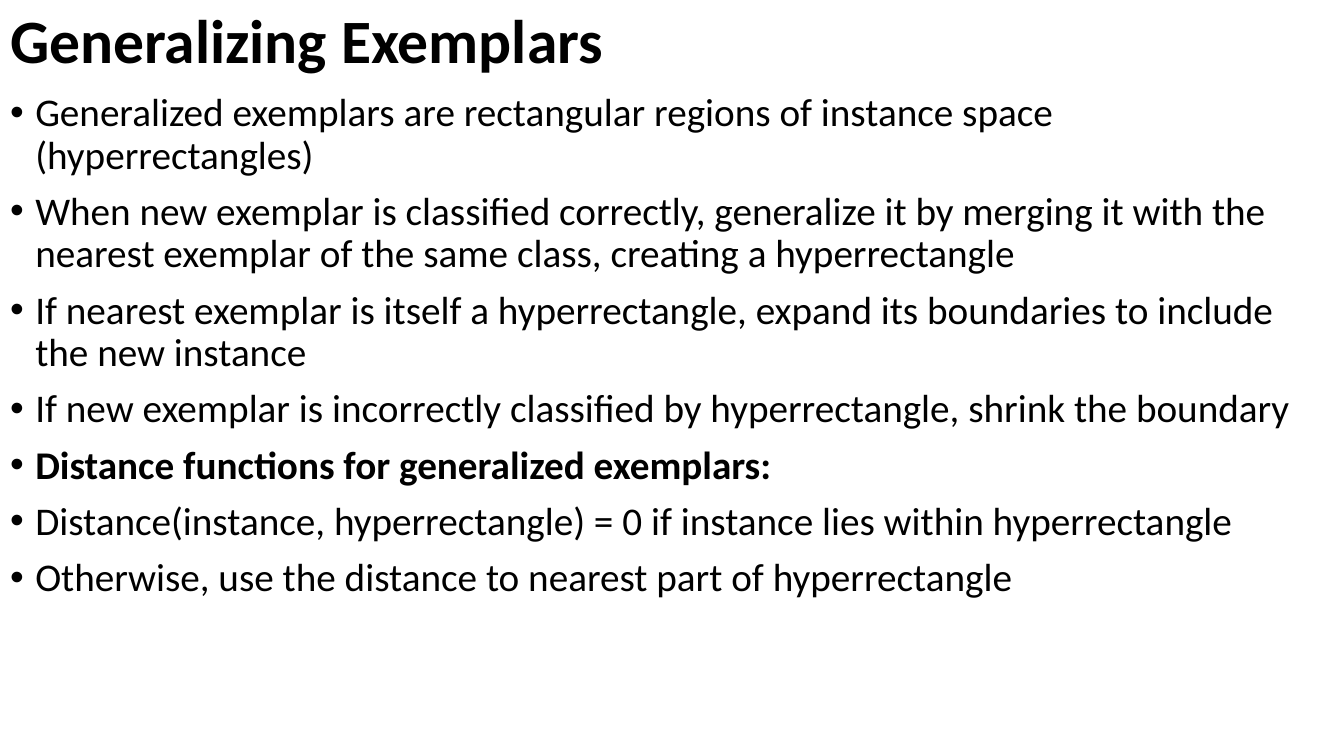
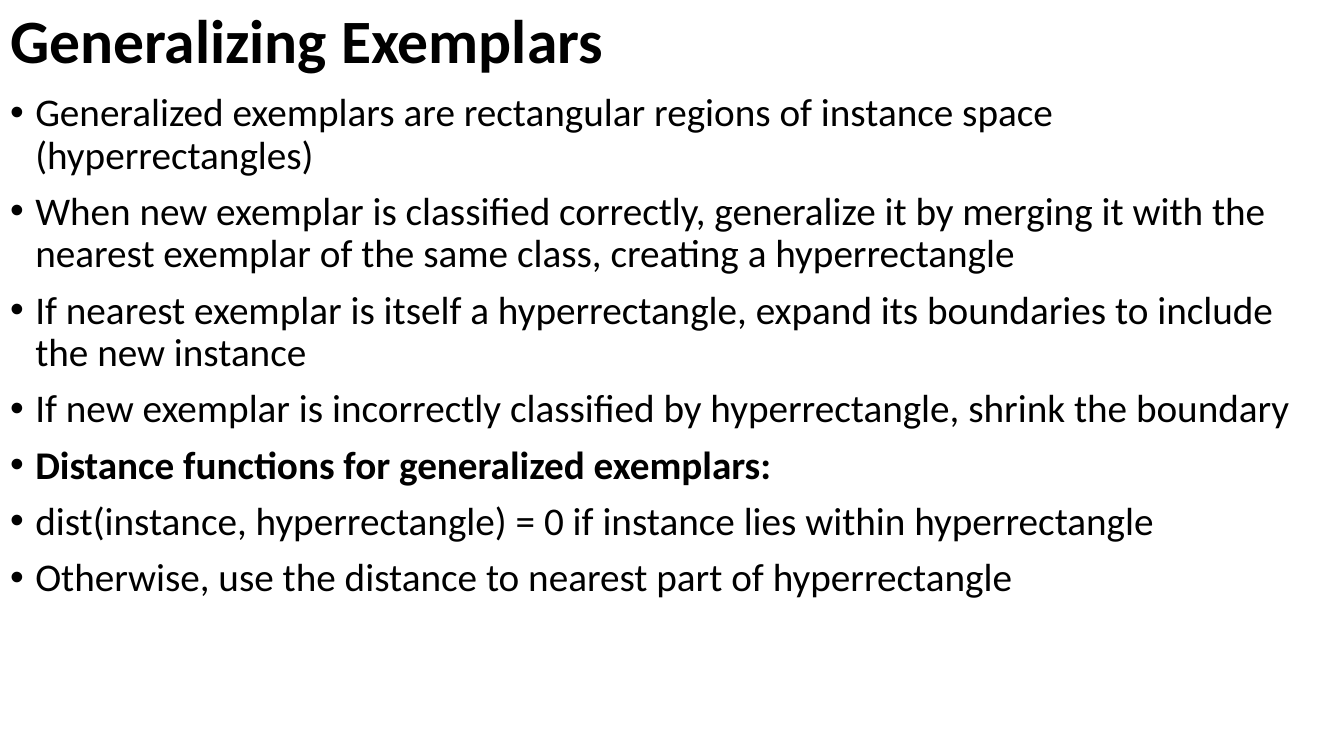
Before and after one commit to russellu/cs405, a slide deck: slide 6 of Lecture_18.pptx. Drawn at 1344x756 pixels with LibreOffice and Linux fonts; fonts in the diff are those of the drawing. Boxes give left, top, right and bottom in pixels: in the first picture for what was removed or moved away, otherwise in the second. Text is boxed around its words. In the diff, an @@ line names an element or a change of style, - is before the commit and + after.

Commit message:
add

```diff
--- a/Lecture_18.pptx
+++ b/Lecture_18.pptx
@@ text at (x1=35, y1=506, x2=1153, y2=542): text changed @@
-• Distance(instance, hyperrectangle) = 0 if instance lies within hyperrectangle
+• dist(instance, hyperrectangle) = 0 if instance lies within hyperrectangle
```
Also in this commit, not shown: 5 other slides changed, 7 slides added, 1 slide removed.
